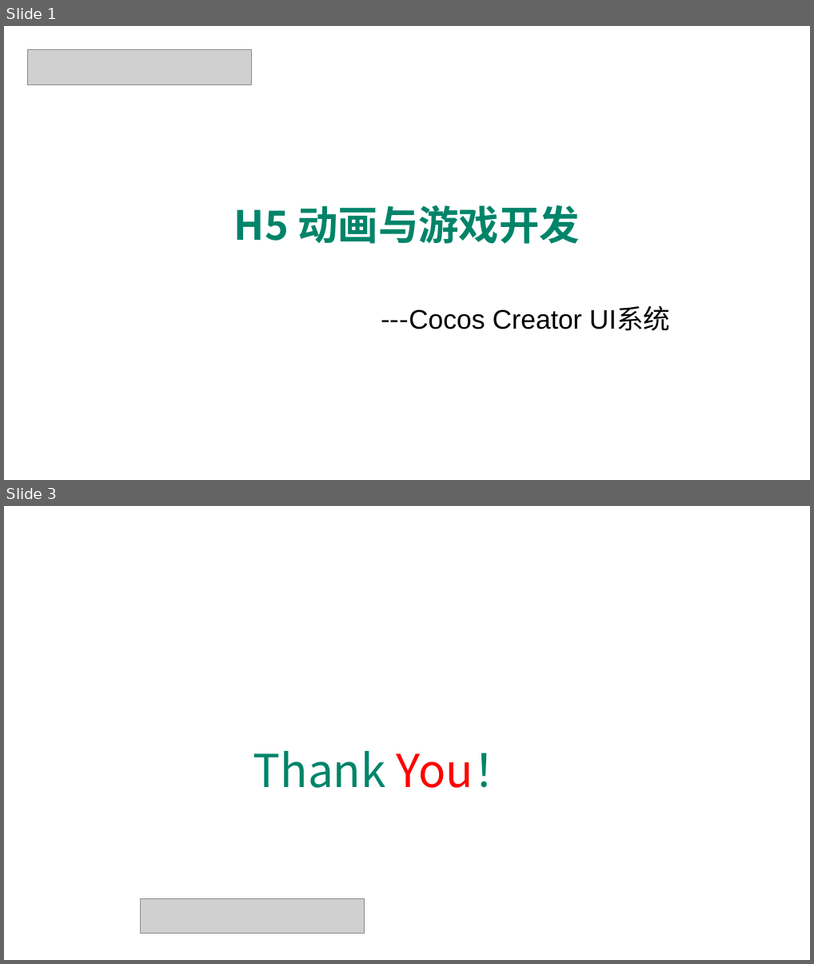
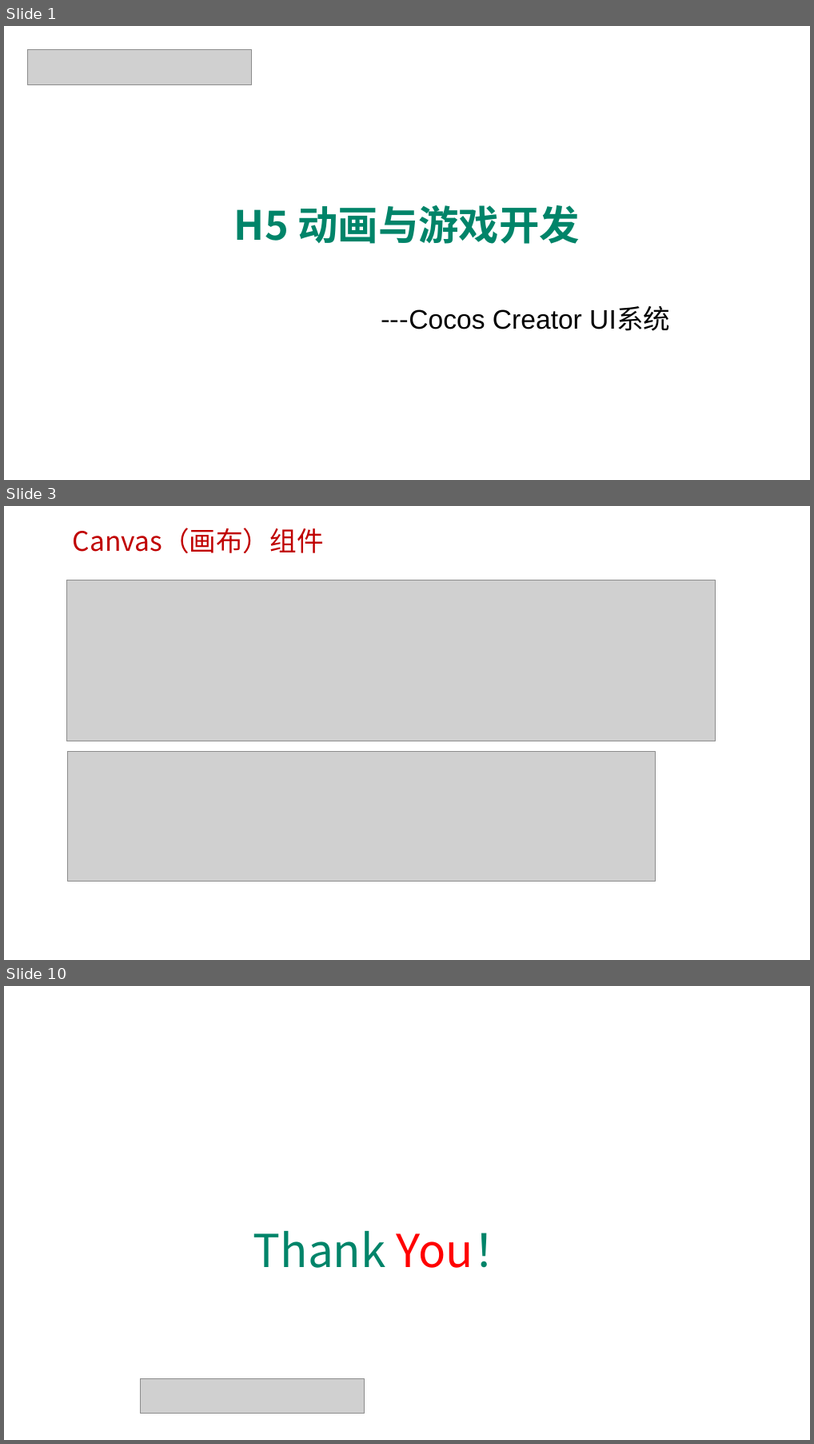
Before and after one commit to edu2act/course-H5-Animation-and-Game-Development, a slide deck: materials/slides/ch18.pptx. Shown one above the other, each under a label of ours: slides 1 and 3 before the commit, slides 1, 3 and 10 after it; the slides between them are not shown. The pictures are 814x964 and 814x1444 pixels, drawn with LibreOffice and Linux fonts; fonts in the diff are those of the drawing; grey boxes stand for pictures; background and template pictures are left out. Boxes give left, top, right and bottom in pixels: in the first picture for what was removed or moved away, otherwise in the second. Text is boxed around its words. In the diff, an @@ line names an element or a change of style, - is before the commit and + after.

```diff
--- a/materials/slides/ch18.pptx
+++ b/materials/slides/ch18.pptx
@@ slide 3 added at (x1=4, y1=506, x2=810, y2=960), background picture (left out) @@
@@ text added at (x1=73, y1=528, x2=324, y2=553), 32 pt, text #C00000 @@
+Canvas（画布）组件
@@ picture added at (x1=67, y1=580, x2=716, y2=741) @@
@@ picture added at (x1=67, y1=752, x2=655, y2=881) @@
@@ what was slide 3 is now slide 10 @@
```
Also in this commit, not shown: 1 slide changed, 6 other slides added, 32 other files.
